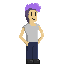
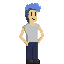
Revision of a layered 64x64 image; what changed, layer by layer:
added layer "Pelo" above "Cuerpo" over [25, 3, 41, 23]
